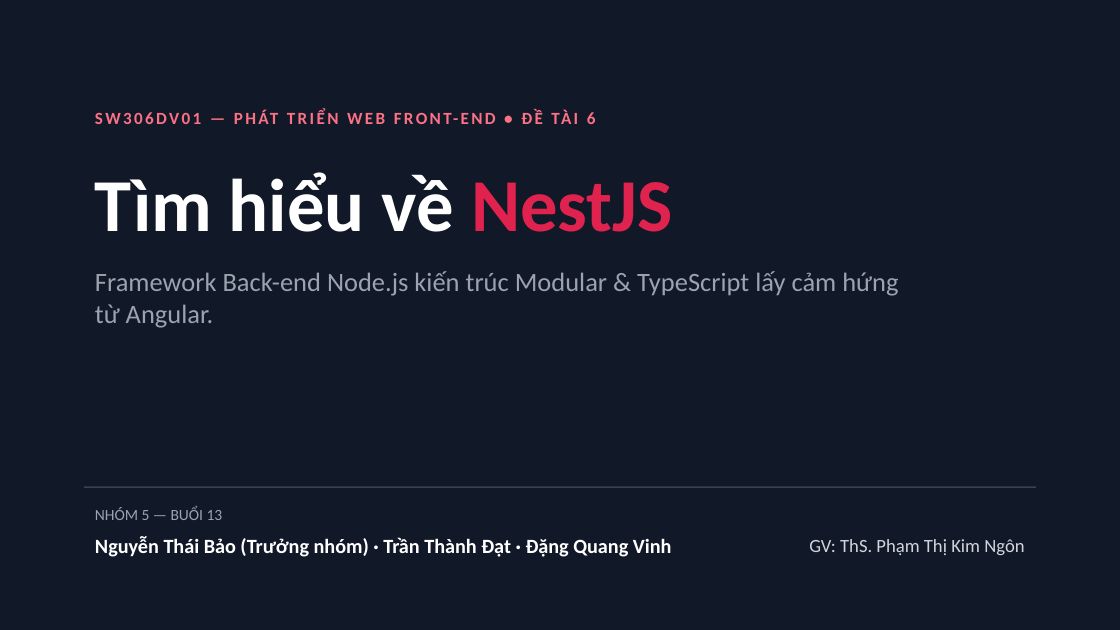
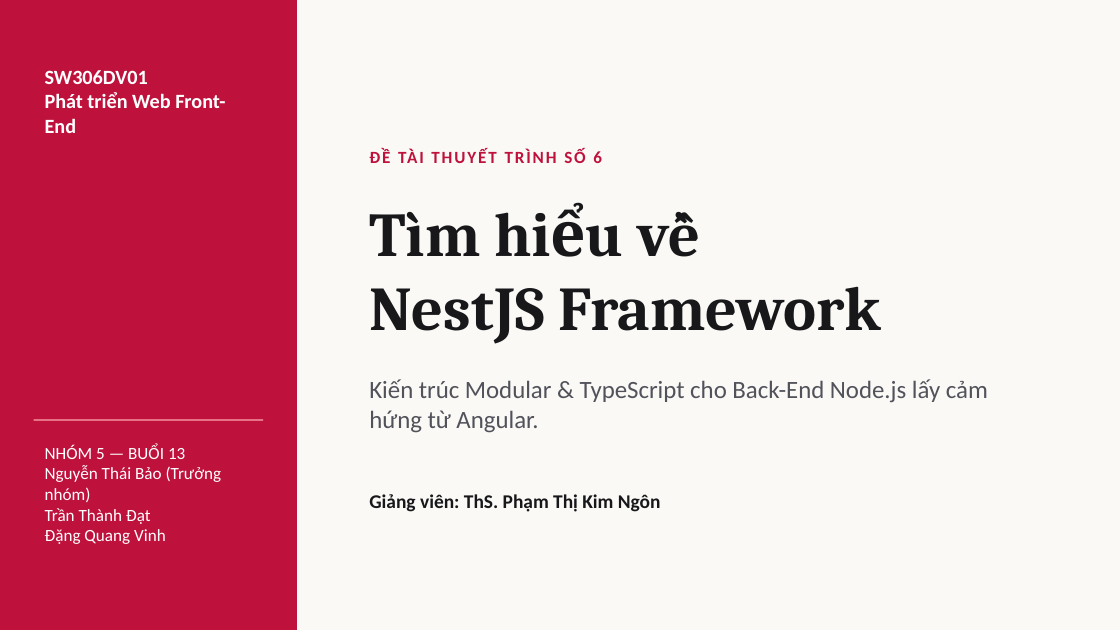
Before and after one commit to Musual-Moncra/nestjs-presentation-group5, a slide deck: slide 1 of Slide_ThuyetTrinh_NestJS_Nhom5.pptx. Drawn at 1120x630 pixels with LibreOffice and Linux fonts; fonts in the diff are those of the drawing. Boxes give left, top, right and bottom in pixels: in the first picture for what was removed or moved away, otherwise in the second. Text is boxed around its words. In the diff, an @@ line names an element or a change of style, - is before the commit and + after.

Commit message:
design: distinct split-editorial layout for Group 5 and remove demo instruction slide

```diff
--- a/Slide_ThuyetTrinh_NestJS_Nhom5.pptx
+++ b/Slide_ThuyetTrinh_NestJS_Nhom5.pptx
@@ background #111827 to #FAF9F6 @@
@@ rectangle added at bbox=[0, 0, 297, 629], fill #BE123C @@
@@ text at bbox=[45, 70, 225, 133]: text changed; size 11 to 13 pt; text colour #FB7185 to #FFFFFF @@
-SW306DV01 — PHÁT TRIỂN WEB FRONT-END • ĐỀ TÀI 6
+SW306DV01
+Phát triển Web Front-End
@@ text added at bbox=[593, 151, 602, 163], 11 pt, text #BE123C, bold @@
+ĐỀ TÀI THUYẾT TRÌNH SỐ 6
@@ text at bbox=[369, 212, 881, 344]: text changed; size 48 to 40 pt; font Calibri to Cambria; text colour #FFFFFF to #18181B @@
-Tìm hiểu về NestJS
+Tìm hiểu về
+NestJS Framework
@@ text at bbox=[369, 379, 988, 433]: text changed; size 17 to 16 pt; text colour #9CA3AF to #52525B @@
-Framework Back-end Node.js kiến trúc Modular & TypeScript lấy cảm hứng từ Angular.
+Kiến trúc Modular & TypeScript cho Back-End Node.js lấy cảm hứng từ Angular.
@@ text "NHÓM 5 — BUỔI 13" at bbox=[45, 445, 222, 544]: vertical alignment middle to top @@
@@ line added from (34, 420) to (263, 420), #FDA4AF 0.75 pt @@
@@ text at bbox=[45, 445, 222, 544]: text changed; size 13 to 11 pt; bold off @@
-Nguyễn Thái Bảo (Trưởng nhóm) · Trần Thành Đạt · Đặng Quang Vinh
+NHÓM 5 — BUỔI 13
+Nguyễn Thái Bảo (Trưởng nhóm)
+Trần Thành Đạt
+Đặng Quang Vinh
@@ line removed from (84, 487) to (1036, 487) @@
@@ text removed at bbox=[95, 506, 223, 520] @@
-NHÓM 5 — BUỔI 13
@@ text at bbox=[369, 494, 661, 512]: text changed; size 12 to 12.5 pt; text colour #D1D5DB to #18181B; bold on @@
-GV: ThS. Phạm Thị Kim Ngôn
+Giảng viên: ThS. Phạm Thị Kim Ngôn
```
Also in this commit, not shown: 6 other slides changed, 3 slides added, 4 slides removed, 2 other files.
